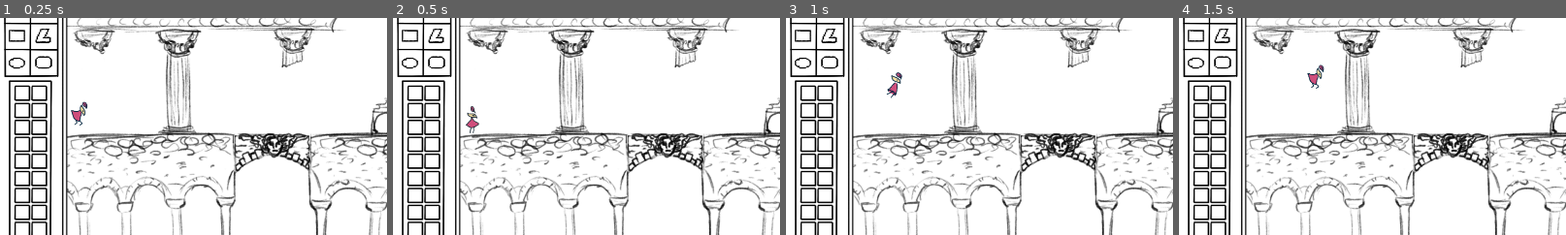
Above: before the commit, frames 1-4 (left to right).
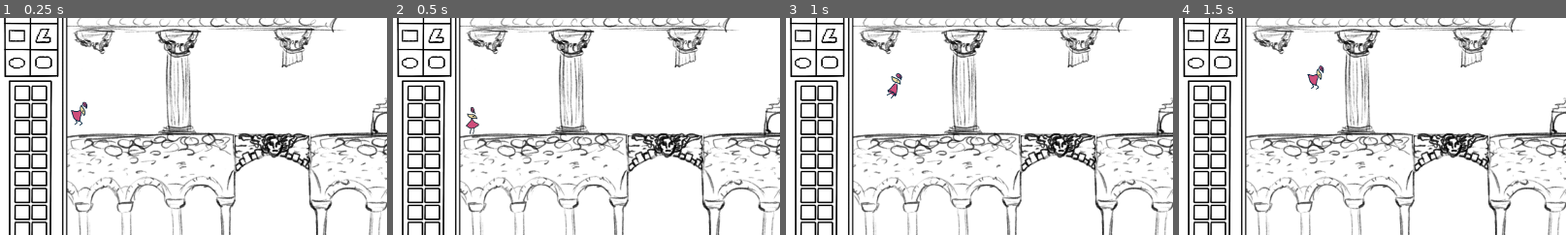
Above: after the commit, the same moments.

Repository: gfezzuog/GGJ2026
Game: Godot game, scene res://test.tscn
Two runs of this game, one before a commit and one after it. Both use one fixed random seed, a clock stepped at 60 frames per second and the inputs below. The project has no main scene, so this scene is started directly.
Inputs (mouse positions are % of the whole screen's width and height, from its top left):
- Up to frame 1 (0.25 s): no input
- Up to frame 2 (0.5 s): no input
- Up to frame 3 (1 s): move the mouse to (45, 70) at 0.52 s; press the mouse at (45, 70) at 0.53 s; hold D (right) from 0.53 s (still down); tap Space (jump) at 0.77 s
- Up to frame 4 (1.5 s): keep holding D (right); move the mouse to (80, 65) at 1.27 s; release the mouse at (80, 65) at 1.28 s; click (80, 65) at 1.35 s
The pictures show only the part of the screen within x 0-50%, y 46-96%; the shares and areas given below are measured in that part.

Frame 1 is identical in both runs. In frame 2, 0.2% of the frame differs, in the area x 18-23%, y 40-54%; in frame 3, 0.2%, in the area x 26-31%, y 25-38%; in frame 4, 0.2%.

Commit message:
Update Level_0.tscn

Diff:
--- a/ggj-2026/Scenes/Levels/Level_0.tscn
+++ b/ggj-2026/Scenes/Levels/Level_0.tscn
@@ -12,16 +12,22 @@
 [ext_resource type="Texture2D" uid="uid://b5lyhd80d6n7b" path="res://Assets/Level_0/arco.png" id="9_10nac"]
 
 [sub_resource type="RectangleShape2D" id="RectangleShape2D_10nac"]
-size = Vector2(414, 284)
+size = Vector2(414, 280)
 
 [sub_resource type="RectangleShape2D" id="RectangleShape2D_45ott"]
-size = Vector2(368.5, 272)
+size = Vector2(368.5, 280)
 
 [sub_resource type="RectangleShape2D" id="RectangleShape2D_olb28"]
-size = Vector2(210, 93)
+size = Vector2(210, 73)
+
+[sub_resource type="RectangleShape2D" id="RectangleShape2D_h3wrw"]
+size = Vector2(177, 23)
 
 [sub_resource type="RectangleShape2D" id="RectangleShape2D_4tqej"]
-size = Vector2(110, 82)
+size = Vector2(110, 47)
+
+[sub_resource type="RectangleShape2D" id="RectangleShape2D_pmlut"]
+size = Vector2(85, 51)
 
 [sub_resource type="ShaderMaterial" id="ShaderMaterial_olb28"]
 shader = ExtResource("6_d8tld")
@@ -101,22 +107,36 @@
 position = Vector2(665, 92)
 
 [node name="CollisionShape2D" type="CollisionShape2D" parent="HBoxContainer/Canvas/FixedCollisionShapes/StaticBody2D2"]
-position = Vector2(117.25, 733)
+position = Vector2(117.25, 738)
 shape = SubResource("RectangleShape2D_45ott")
 
 [node name="StaticBody2D3" type="StaticBody2D" parent="HBoxContainer/Canvas/FixedCollisionShapes"]
 position = Vector2(665, 92)
 
 [node name="CollisionShape2D" type="CollisionShape2D" parent="HBoxContainer/Canvas/FixedCollisionShapes/StaticBody2D3"]
-position = Vector2(196, 551.5)
+position = Vector2(196, 561.5)
 shape = SubResource("RectangleShape2D_olb28")
+
+[node name="StaticBody2D5" type="StaticBody2D" parent="HBoxContainer/Canvas/FixedCollisionShapes"]
+position = Vector2(665, 92)
+
+[node name="CollisionShape2D" type="CollisionShape2D" parent="HBoxContainer/Canvas/FixedCollisionShapes/StaticBody2D5"]
+position = Vector2(212.5, 513.5)
+shape = SubResource("RectangleShape2D_h3wrw")
 
 [node name="StaticBody2D4" type="StaticBody2D" parent="HBoxContainer/Canvas/FixedCollisionShapes"]
 position = Vector2(665, 92)
 
 [node name="CollisionShape2D" type="CollisionShape2D" parent="HBoxContainer/Canvas/FixedCollisionShapes/StaticBody2D4"]
-position = Vector2(247, 461)
+position = Vector2(247, 478.5)
 shape = SubResource("RectangleShape2D_4tqej")
+
+[node name="StaticBody2D6" type="StaticBody2D" parent="HBoxContainer/Canvas/FixedCollisionShapes"]
+position = Vector2(665, 92)
+
+[node name="CollisionShape2D" type="CollisionShape2D" parent="HBoxContainer/Canvas/FixedCollisionShapes/StaticBody2D6"]
+position = Vector2(259.5, 429.5)
+shape = SubResource("RectangleShape2D_pmlut")
 
 [node name="Objs" type="Node2D" parent="HBoxContainer/Canvas"]
 
Not shown: 1 places in ggj-2026/Scenes/Levels/Level_0.tscn that only renumber resources
